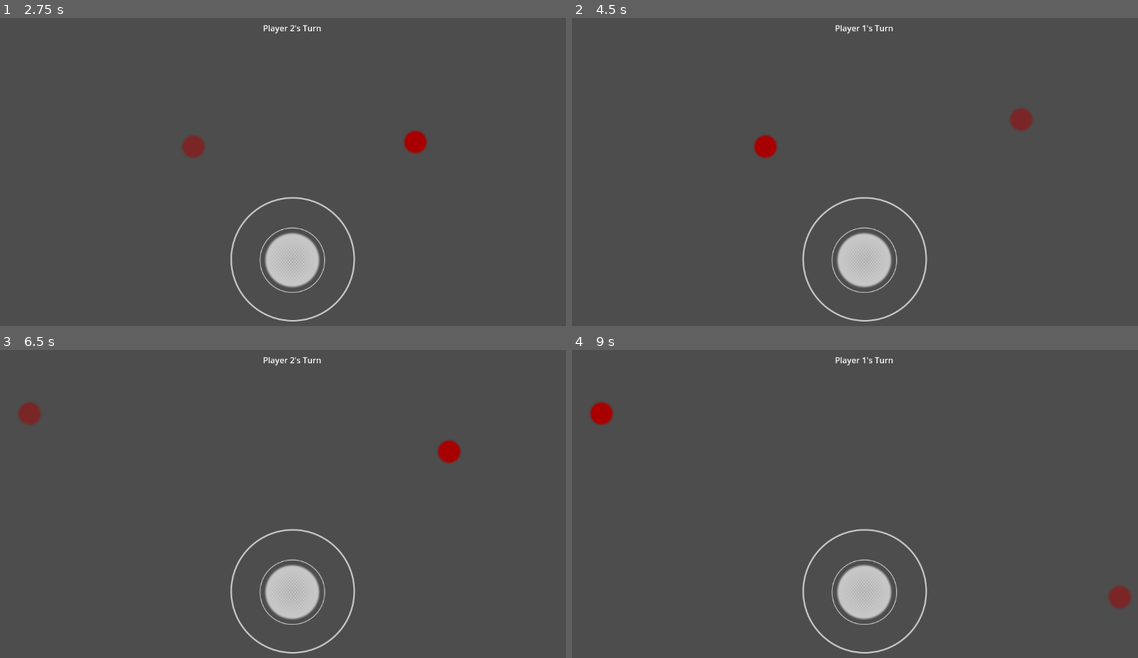
Above: before the commit, frames 1-4 (two rows, left to right).
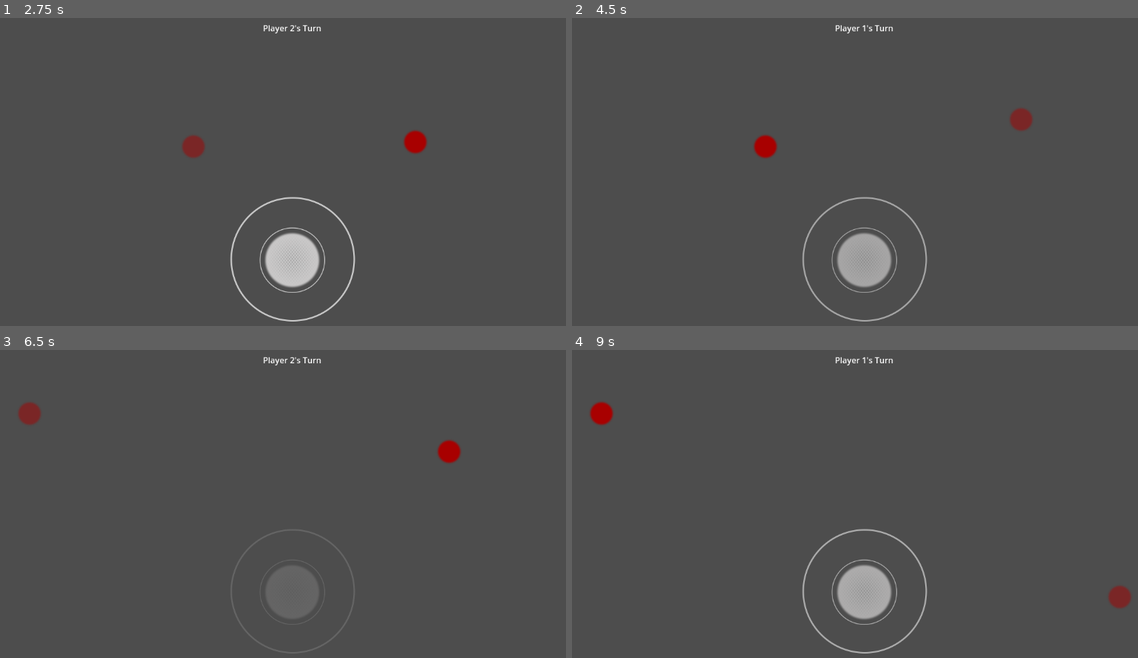
Above: after the commit, the same moments.

Repository: DeogenesMaranan/BallRace
Game: Godot game, scene res://main.tscn
Two runs of this game, one before a commit and one after it. Both use one fixed random seed, a clock stepped at 60 frames per second and the inputs below.
Inputs (mouse positions are in pixels of both pictures, inside the frame that each line leads up to):
- Up to frame 1 (2.75 s): click (294, 261) at 0.5 s; click (294, 261) at 1.25 s; click (294, 261) at 2 s
- Up to frame 2 (4.5 s): tap Enter at 2.75 s; move the mouse to (996, 165) at 2.77 s; move the mouse to (747, 199) at 3.52 s; move the mouse to (922, 110) at 4.27 s
- Up to frame 3 (6.5 s): tap Space at 5 s; move the mouse to (260, 581) at 5.02 s; move the mouse to (469, 565) at 5.77 s
- Up to frame 4 (9 s): move the mouse to (685, 467) at 6.52 s; tap Enter at 7.25 s; move the mouse to (894, 516) at 7.27 s; move the mouse to (775, 433) at 8.02 s; move the mouse to (996, 497) at 8.77 s

Frame 1 is identical in both runs. In frame 2, 1.6% of the frame differs, in the area x 40-63%, y 58-99%; in frame 3, 1.9%; in frame 4, 1.3%.

Commit message:
Smooth joystick enable/disable transition

Diff:
--- a/main.gd
+++ b/main.gd
@@ -71,10 +71,24 @@
 			return true
 	return false
 
+@onready var tween: Tween = get_tree().create_tween()
+
 func _process(delta: float):
 	if _are_balls_moving():
-		joystick.set_enabled(false)
-		joystick.modulate = Color(1, 1, 1, 0.1)
+		if joystick.is_joystick_enabled():
+			joystick.set_enabled(false)
+			_start_fade(Color(1, 1, 1, 0.1))
 	else:
-		joystick.set_enabled(true)
-		joystick.modulate = Color.WHITE
+		if not joystick.is_joystick_enabled():
+			joystick.set_enabled(true)
+			_start_fade(Color.WHITE, true)
+
+func _start_fade(target_color: Color, enable_after: bool = false):
+	if tween and tween.is_running():
+		tween.kill()
+
+	tween = get_tree().create_tween()
+	tween.tween_property(joystick, "modulate", target_color, 0.3).set_trans(Tween.TRANS_QUAD).set_ease(Tween.EASE_OUT)
+
+	if enable_after:
+		tween.finished.connect(func(): joystick.set_enabled(true), CONNECT_ONE_SHOT)
